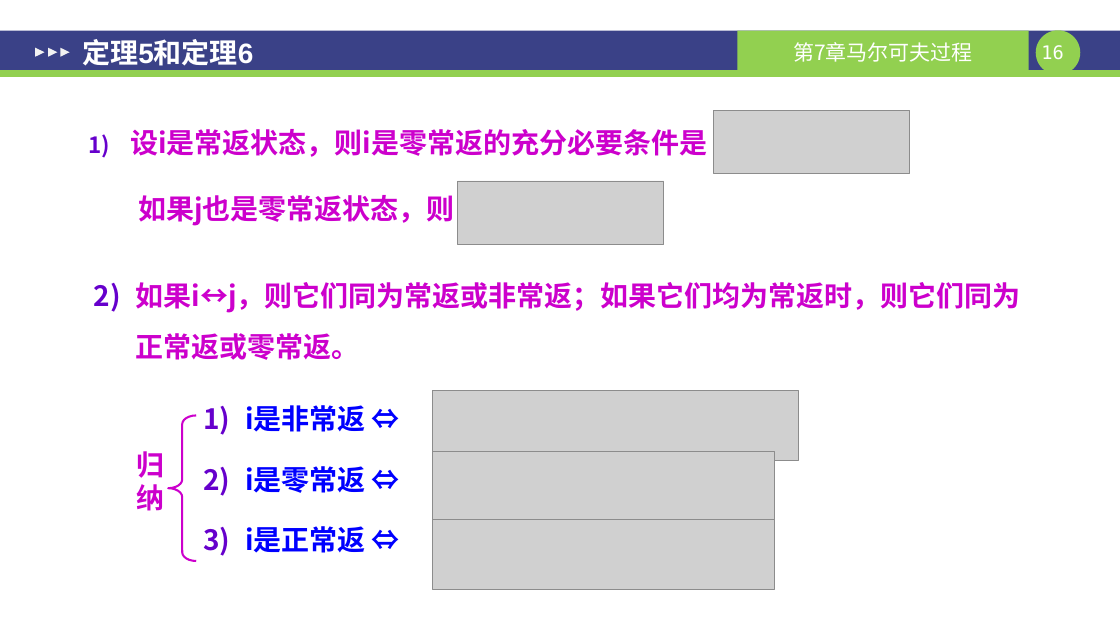
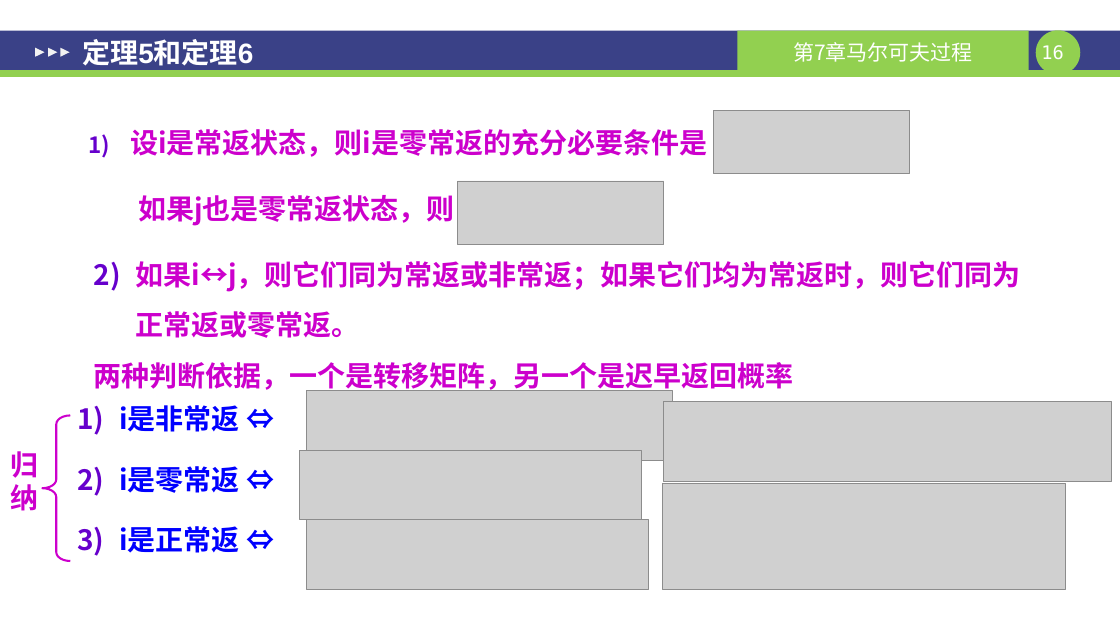
Before and after one commit to sangzige/course_resource, a slide deck: slide 16 of 随机过程/ch09-齐次马氏链状态的分类（1）.pptx. Drawn at 1120x630 pixels with LibreOffice and Linux fonts; fonts in the diff are those of the drawing; grey boxes stand for pictures. Boxes give left, top, right and bottom in pixels: in the first picture for what was removed or moved away, otherwise in the second. Text is boxed around its words. In the diff, an @@ line names an element or a change of style, - is before the commit and + after.

```diff
--- a/随机过程/ch09-齐次马氏链状态的分类（1）.pptx
+++ b/随机过程/ch09-齐次马氏链状态的分类（1）.pptx
@@ text "如果i↔j，则它们同为常返或非常返；如果它们均为常返时，则它们同为正常返或零常返。": place and size @@
-text "如果i↔j，则它们同为常返或非常返；如果它们均为常返时，则它们同为正常返或零常返。" at bbox=[136, 282, 1021, 360]
+text "如果i↔j，则它们同为常返或非常返；如果它们均为常返时，则它们同为正常返或零常返。" at bbox=[94, 261, 1021, 394]
@@ text at bbox=[94, 362, 794, 394]: paragraph added @@
+两种判断依据，一个是转移矩阵，另一个是迟早返回概率
@@ picture added at bbox=[664, 401, 1112, 481] @@
@@ picture: place and size @@
-picture at bbox=[433, 452, 775, 521]
+picture at bbox=[300, 450, 641, 520]
@@ picture added at bbox=[662, 484, 1065, 589] @@
@@ 2 texts, 2 pictures, 1 left brace: place and size @@
-2 texts, 2 pictures, 1 left brace at bbox=[137, 390, 799, 589]
+2 texts, 2 pictures, 1 left brace at bbox=[11, 390, 673, 589]
```
Also in this commit, not shown: 2 other slides changed, 12 other files.
